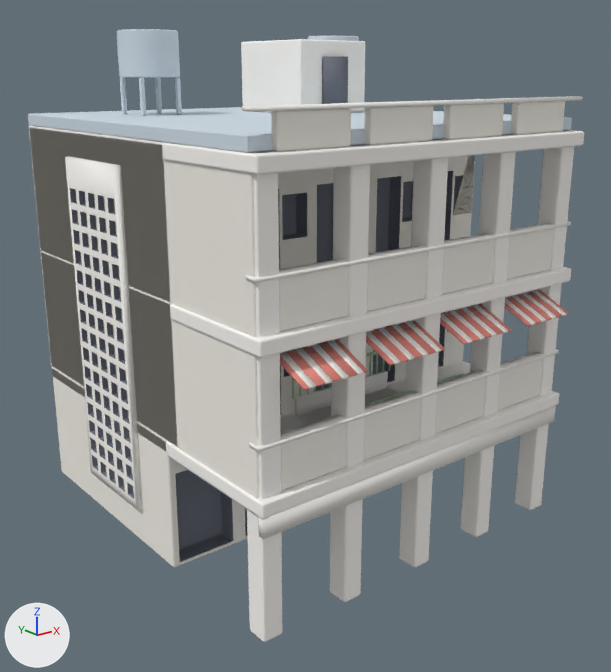
The glTF model asset/models/chunghwa.glb: old version first, new version second.
Camera for both pictures: a 50 mm camera at (-13.22, -12.15, 11.25) aimed at (-0.16, 4.18, 4.72). Lighting does not change. The marker at lower left points along +X, +Y and +Z. The first picture is the older version. Vertices at exactly the same position are counted once.

Names of what the first picture shows: 'block', 'bridge'.
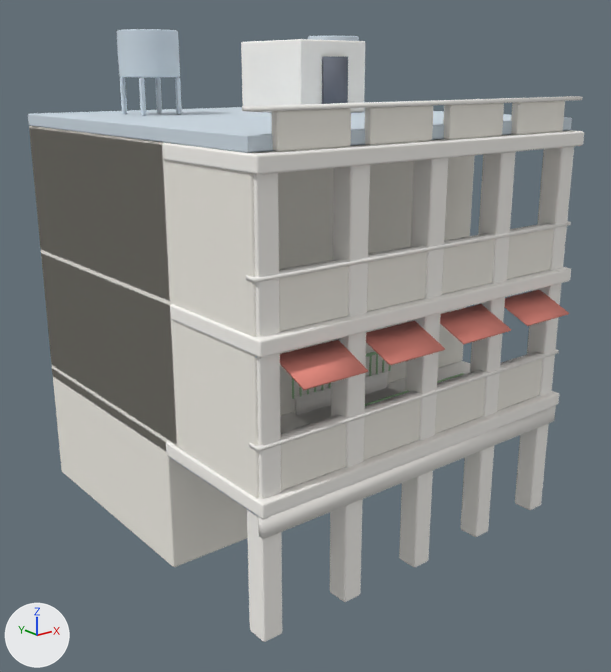
Edits to the bpy script that builds the scene:
```text
Change me_block:
    used by ob_block; location = (0.0, 0.0, 0.0)
    remove me_block.from_pydata(...)  # 4098 vertices, 8212 faces; spans x -4.84..4.75, y -0.72..10.0, z 0.0..12.2
    add me_block.from_pydata(...)  # 1803 vertices, 3438 faces; spans x -4.75..4.75, y -0.71..10.0, z 0.0..12.2
    me_block part 1: 26 loose pieces with 2114 vertices, spanning x -4.84..4.7, y -0.72..10.0, z 1.0..9.9, are deleted
    me_block part 2: 4 vertices moved from x -4.68..4.66, y 3.51, z 0.04..3.29 to x -4.69..4.65, y 3.51, z 0.05..3.29; 286 vertices removed from x -4.64..4.69, y 3.5..4.0, z 0.01..3.25; 105 vertices added at x -4.7..4.7, y 3.0..10.0, z 0.01..9.9
    remove me_block.materials.append(mat_lamp)  # beige #ffda90
```

What differs and where, as boxes [x1, y1, x2, y2] in the pictures (611 x 672 px):
part 1 of me_block, deleted
    before: [29, 126, 566, 510]
part 2 of me_block, built on
    before: [166, 454, 248, 567]
    after: [30, 126, 475, 567]
